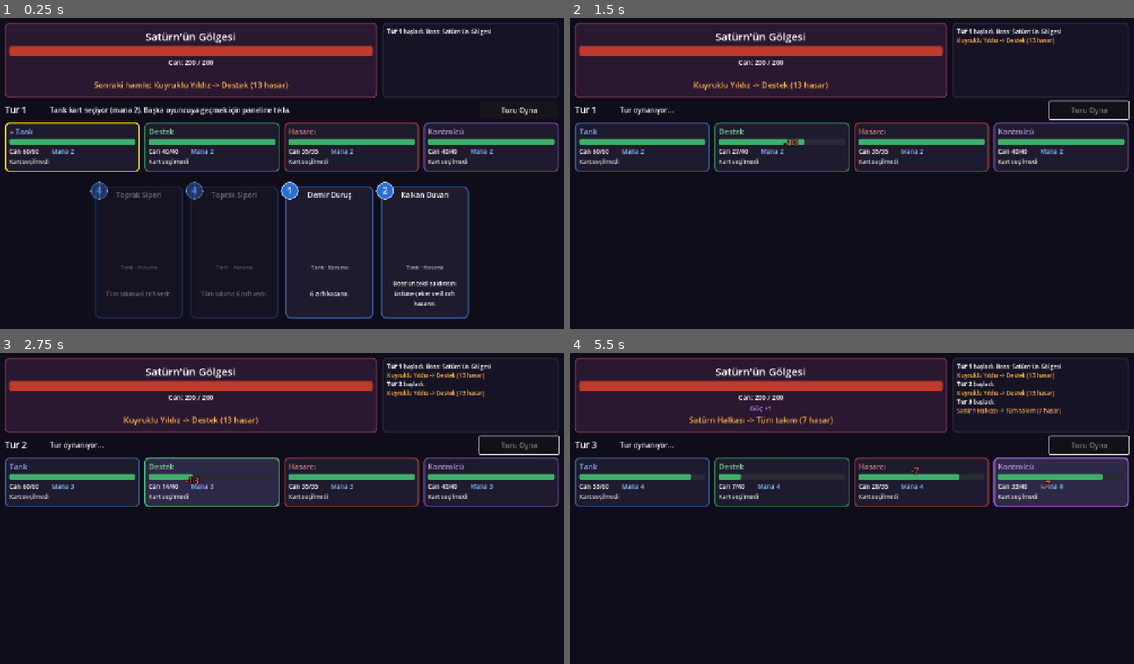
Above: before the commit, frames 1-4 (two rows, left to right).
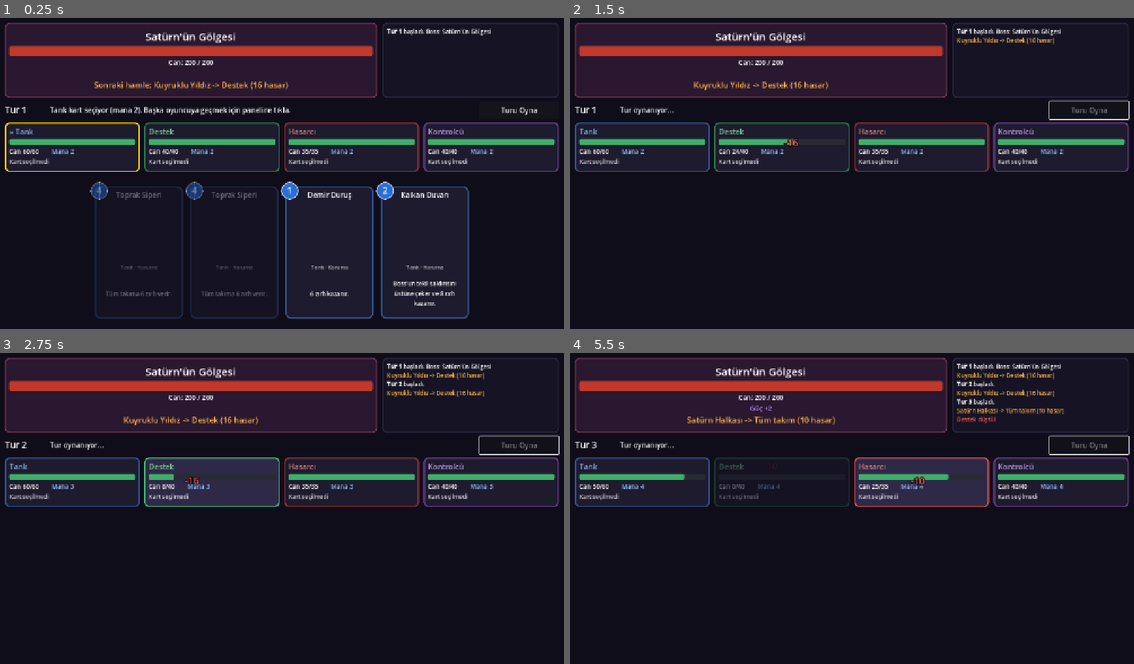
Above: after the commit, the same moments.

Repository: bogacavdar/coop-kart-oyunu
Game: Godot game, scene res://savas.tscn
Same seed, same stepped clock (60 frames per second), same inputs: the game is played once before the commit and once after it.
Inputs (mouse positions are in pixels of both pictures, inside the frame that each line leads up to):
- Up to frame 1 (0.25 s): no input
- Up to frame 2 (1.5 s): click "Turu Oyna" at 0.5 s; move the mouse to (643, 145) at 1.27 s; click (643, 145) at 1.42 s
- Up to frame 3 (2.75 s): click "Turu Oyna" at 2 s
- Up to frame 4 (5.5 s): move the mouse to (784, 480) at 2.77 s; click (784, 480) at 2.92 s; click "Turu Oyna" at 3.5 s; move the mouse to (919, 480) at 4.27 s; click (919, 480) at 4.42 s; move the mouse to (1060, 480) at 5.02 s; click (1060, 480) at 5.17 s

The runs differ from the first frame. In frame 1, less than 0.1% of the frame differs, in the area x 45-47%, y 20-23%; in frame 2, less than 0.1%; in frame 3, 0.2%; in frame 4, 7.1%, in the area x 4-99%, y 6-50%.

Commit message:
Denge: boss hasarı ve güç artışı yükseltildi
Co-Authored-By: Claude Opus 5.5 <noreply@anthropic.com>
Claude-Session: https://claude.ai/code/session_01BTyhiEWYueC4ryox9s8zfK

Diff:
--- a/savas/savas_motoru.gd
+++ b/savas/savas_motoru.gd
@@ -232,7 +232,7 @@
 	aggro = -1
 	# Savaş uzadıkça boss sertleşir
 	if tur > 1 and tur % 2 == 1:
-		boss.guc += 1
+		boss.guc += 2
 	for o in oyuncular:
 		o.zirh = 0
 		o.mana = mini(tur + 1, MAKS_MANA)
@@ -249,15 +249,15 @@
 	var zar := rng.randi_range(1, 100)
 	var h := 0
 	if zar <= 45 or tur == 1:
-		h = 13 + boss.guc
+		h = 16 + boss.guc
 		boss.niyet = {"tur": "tekil", "hedef": hedef.no, "hasar": h,
 			"metin": "Kuyruklu Yıldız -> %s (%d hasar)" % [hedef.ad, h]}
 	elif zar <= 65:
-		h = 22 + boss.guc
+		h = 26 + boss.guc
 		boss.niyet = {"tur": "tekil", "hedef": hedef.no, "hasar": h,
 			"metin": "Kara Delik -> %s (%d hasar)" % [hedef.ad, h]}
 	elif zar <= 90:
-		h = 7 + int(boss.guc / 2.0)
+		h = 9 + int(boss.guc / 2.0)
 		boss.niyet = {"tur": "alan", "hasar": h,
 			"metin": "Satürn Halkası -> Tüm takım (%d hasar)" % h}
 	else:
